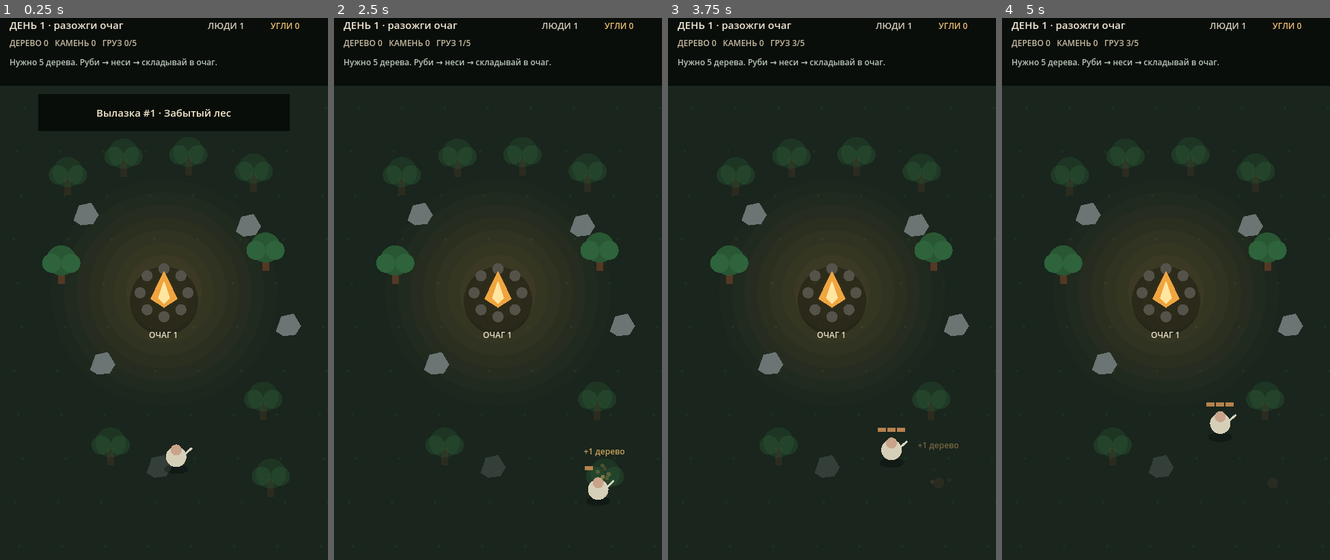
Above: before the commit, frames 1-4 (left to right).
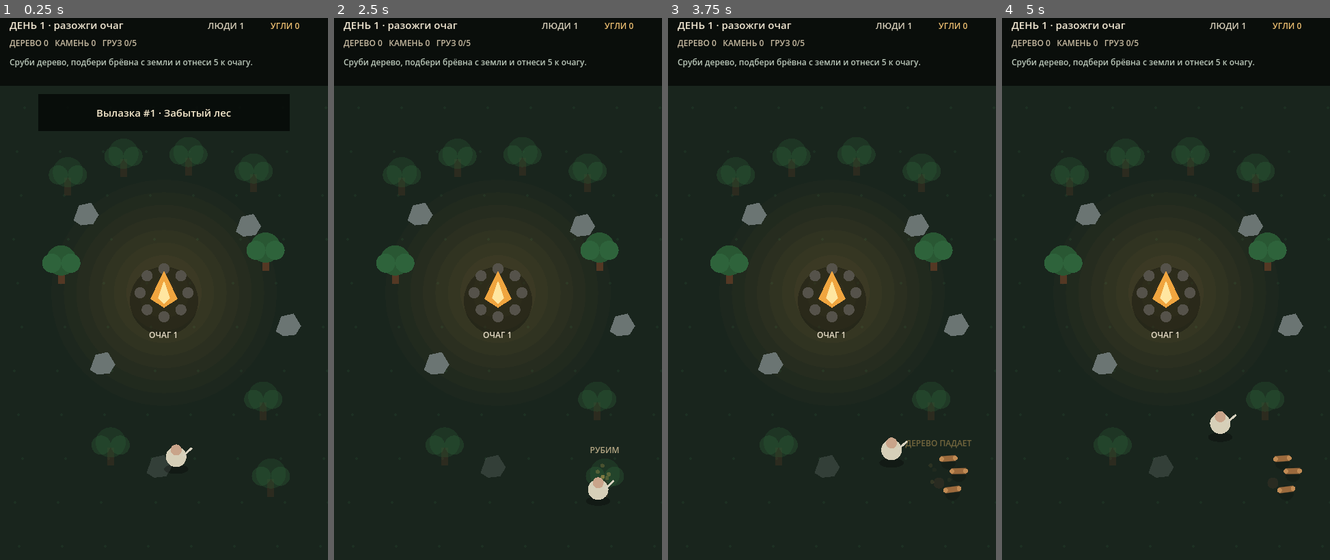
Above: after the commit, the same moments.

Repository: Yala4444/Last-Hearth
Game: Godot game, scene res://main.tscn
Same seed, same stepped clock (60 frames per second), same inputs: the game is played once before the commit and once after it.
Inputs (mouse positions are in pixels of both pictures, inside the frame that each line leads up to):
- Up to frame 1 (0.25 s): no input
- Up to frame 2 (2.5 s): tap Enter at 0.5 s; move the mouse to (570, 256) at 0.52 s; hold D 0.53-1.25 s; click (570, 256) at 0.67 s; tap Space at 1.25 s; drag from (432, 310) to (481, 397) at 1.27 s; move the mouse to (530, 164) at 2.02 s; hold D from 2.03 s (still down)
- Up to frame 3 (3.75 s): release D at 2.75 s; drag from (815, 397) to (733, 202) at 2.77 s; move the mouse to (930, 370) at 3.52 s; hold A from 3.53 s (still down)
- Up to frame 4 (5 s): release A at 4.25 s; tap Enter at 4.25 s; drag from (1067, 202) to (1116, 148) at 4.27 s

The runs differ from the first frame. In frame 1, 0.5% of the frame differs, in the area x 2-77%, y 7-10%; in frame 2, 0.7%; in frame 3, 0.9%, in the area x 2-93%, y 4-88%; in frame 4, 0.8%.

Commit message:
feat: restore physical logs and stone pickups

Diff:
--- a/scripts/main.gd
+++ b/scripts/main.gd
@@ -8,6 +8,7 @@
 
 const HERO_SPEED := 178.0
 const HERO_INTERACT_RADIUS := 46.0
+const HERO_PICKUP_RADIUS := 34.0
 const JOYSTICK_RADIUS := 64.0
 const JOYSTICK_DEADZONE := 0.10
 const SAVE_PATH := "user://hearth_meta.json"
@@ -79,6 +80,8 @@
 var run_seed := 0
 
 var resource_nodes: Array[Dictionary] = []
+var resource_pickups: Array[Dictionary] = []
+var pickup_cd := 0.0
 var enemies: Array[Dictionary] = []
 var shots: Array[Dictionary] = []
 var floaters: Array[Dictionary] = []
@@ -131,6 +134,7 @@
 	flash_timer = maxf(0.0, flash_timer - delta)
 	hero_shot_cd = maxf(0.0, hero_shot_cd - delta)
 	gather_cd = maxf(0.0, gather_cd - delta)
+	pickup_cd = maxf(0.0, pickup_cd - delta)
 	tower_cd = maxf(0.0, tower_cd - delta)
 
 	if mode == Mode.HUB:
@@ -172,6 +176,7 @@
 	enemies.clear()
 	shots.clear()
 	resource_nodes.clear()
+	resource_pickups.clear()
 	core_active = false
 	core_carried = false
 	hub_zone_lock = ""
@@ -220,6 +225,8 @@
 	shots.clear()
 	floaters.clear()
 	particles.clear()
+	resource_pickups.clear()
+	pickup_cd = 0.0
 	night_queue.clear()
 	core_active = false
 	core_carried = false
@@ -253,7 +260,9 @@
 			"pos": pos,
 			"hits": 3,
 			"max_hits": 3,
-			"alive": true
+			"alive": true,
+			"fall_timer": 0.0,
+			"drop_spawned": false
 		})
 
 	for i in range(5):
@@ -266,7 +275,9 @@
 			"pos": pos,
 			"hits": 4,
 			"max_hits": 4,
-			"alive": true
+			"alive": true,
+			"fall_timer": 0.0,
+			"drop_spawned": false
 		})
 
 	var rescue_slots: Array[Vector2] = [
@@ -346,6 +357,7 @@
 func _update_expedition(delta: float) -> void:
 	_deposit_resources_if_close()
 	_update_resource_gathering()
+	_update_resource_pickups(delta)
 	_update_survivor_agents(delta)
 
 	if enemies.size() > 0:
@@ -386,8 +398,6 @@
 		return
 	if gather_cd > 0.0:
 		return
-	if carried_wood + carried_stone >= carry_limit:
-		return
 
 	for i in range(resource_nodes.size()):
 		var node: Dictionary = resource_nodes[i]
@@ -404,20 +414,85 @@
 		var hits := int(node.get("hits", 1)) - 1
 		node["hits"] = hits
 		gather_cd = gather_interval
-		_burst(node_pos, 6)
-
-		if kind == "tree":
-			carried_wood += 1
-			_float_text(node_pos + Vector2(0, -22), "+1 дерево", Color(0.95, 0.76, 0.42))
+		_burst(node_pos, 5)
+
+		if hits > 0:
+			var action_text := "РУБИМ" if kind == "tree" else "ДОБЫВАЕМ"
+			_float_text(node_pos + Vector2(0, -24), action_text, Color(0.86, 0.78, 0.62))
 		else:
-			carried_stone += 1
-			_float_text(node_pos + Vector2(0, -18), "+1 камень", Color(0.75, 0.80, 0.84))
-
-		if hits <= 0:
 			node["alive"] = false
-			_burst(node_pos, 12)
+			node["fall_timer"] = 0.34 if kind == "tree" else 0.16
+			node["drop_spawned"] = false
+			_burst(node_pos, 14)
+			_float_text(
+				node_pos + Vector2(0, -25),
+				"ДЕРЕВО ПАДАЕТ" if kind == "tree" else "КАМЕНЬ РАСКОЛОТ",
+				Color(0.95, 0.76, 0.42) if kind == "tree" else Color(0.75, 0.80, 0.84)
+			)
+
 		resource_nodes[i] = node
 		break
+
+
+func _update_resource_pickups(delta: float) -> void:
+	for i in range(resource_nodes.size()):
+		var node: Dictionary = resource_nodes[i]
+		if bool(node.get("alive", true)):
+			continue
+		if bool(node.get("drop_spawned", true)):
+			continue
+
+		var timer := maxf(0.0, float(node.get("fall_timer", 0.0)) - delta)
+		node["fall_timer"] = timer
+		if timer <= 0.0:
+			node["drop_spawned"] = true
+			_spawn_resource_drops(String(node.get("kind", "tree")), node["pos"])
+		resource_nodes[i] = node
+
+	if pickup_cd > 0.0:
+		return
+	if carried_wood + carried_stone >= carry_limit:
+		return
+
+	var nearest_index := -1
+	var nearest_distance := INF
+	for i in range(resource_pickups.size()):
+		var pickup: Dictionary = resource_pickups[i]
+		var pickup_pos: Vector2 = pickup["pos"]
+		var distance := hero_pos.distance_to(pickup_pos)
+		if distance <= HERO_PICKUP_RADIUS and distance < nearest_distance:
+			nearest_distance = distance
+			nearest_index = i
+
+	if nearest_index < 0:
+		return
+
+	var pickup: Dictionary = resource_pickups[nearest_index]
+	var kind := String(pickup.get("kind", "wood"))
+	var pickup_pos: Vector2 = pickup["pos"]
+	if kind == "wood":
+		carried_wood += 1
+		_float_text(hero_pos + Vector2(0, -34), "+1 БРЕВНО", Color(0.95, 0.76, 0.42))
+	else:
+		carried_stone += 1
+		_float_text(hero_pos + Vector2(0, -34), "+1 КАМЕНЬ", Color(0.75, 0.80, 0.84))
+
+	_burst(pickup_pos, 5)
+	resource_pickups.remove_at(nearest_index)
+	pickup_cd = 0.12
+
+
+func _spawn_resource_drops(source_kind: String, source_pos: Vector2) -> void:
+	var drop_kind := "wood" if source_kind == "tree" else "stone"
+	var count := 3
+	for i in range(count):
+		var angle := -0.95 + float(i) * 0.95 + rng.randf_range(-0.16, 0.16)
+		var distance := rng.randf_range(22.0, 36.0)
+		resource_pickups.append({
+			"kind": drop_kind,
+			"pos": source_pos + Vector2(cos(angle), sin(angle)) * distance,
+			"spin": rng.randf_range(-0.22, 0.22)
+		})
 
 
 func _deposit_resources_if_close() -> void:
@@ -1040,6 +1115,8 @@
 
 	for node: Dictionary in resource_nodes:
 		_draw_resource(node)
+	for pickup: Dictionary in resource_pickups:
+		_draw_resource_pickup(pickup)
 
 	if stage == Stage.DAY1_RESCUE and not survivor_one_found:
 		_draw_survivor(survivor_one_pos, "?")
@@ -1103,6 +1180,11 @@
 			draw_circle(pos, 22.0, Color(0.16, 0.34, 0.20, alpha))
 			draw_circle(pos + Vector2(-14, 4), 14.0, Color(0.18, 0.39, 0.23, alpha))
 			draw_circle(pos + Vector2(14, 4), 14.0, Color(0.18, 0.39, 0.23, alpha))
+		elif not bool(node.get("drop_spawned", true)):
+			var progress := 1.0 - clampf(float(node.get("fall_timer", 0.0)) / 0.34, 0.0, 1.0)
+			var fall_x := 14.0 + progress * 34.0
+			draw_line(pos + Vector2(0, 16), pos + Vector2(fall_x, -4 + progress * 18.0), Color(0.33, 0.22, 0.14, alpha), 9.0)
+			draw_circle(pos + Vector2(fall_x, -8 + progress * 18.0), 19.0, Color(0.16, 0.34, 0.20, alpha))
 		else:
 			draw_circle(pos + Vector2(0, 14), 8.0, Color(0.30, 0.22, 0.16, alpha))
 	else:
@@ -1112,8 +1194,30 @@
 				pos + Vector2(19, 2), pos + Vector2(11, 15), pos + Vector2(-7, 17)
 			])
 			draw_colored_polygon(pts, Color(0.42, 0.46, 0.45, alpha))
+		elif not bool(node.get("drop_spawned", true)):
+			draw_circle(pos + Vector2(-9, 2), 11.0, Color(0.42, 0.46, 0.45, alpha))
+			draw_circle(pos + Vector2(11, 6), 9.0, Color(0.38, 0.42, 0.41, alpha))
 		else:
 			draw_circle(pos, 7.0, Color(0.33, 0.36, 0.35, alpha))
+
+
+func _draw_resource_pickup(pickup: Dictionary) -> void:
+	var pos: Vector2 = pickup["pos"]
+	var kind := String(pickup.get("kind", "wood"))
+	var pulse := 1.0 + sin(Time.get_ticks_msec() * 0.006 + pos.x * 0.04) * 0.06
+	draw_circle(pos + Vector2(0, 5), 11.0, Color(0.02, 0.03, 0.02, 0.20))
+	if kind == "wood":
+		var spin := float(pickup.get("spin", 0.0))
+		var axis := Vector2(cos(spin), sin(spin))
+		draw_line(pos - axis * 10.0, pos + axis * 10.0, Color("#9b6a3d"), 7.0 * pulse, true)
+		draw_circle(pos - axis * 10.0, 3.5, Color("#c18b54"))
+		draw_circle(pos + axis * 10.0, 3.5, Color("#c18b54"))
+	else:
+		var pts := PackedVector2Array([
+			pos + Vector2(-7, 4), pos + Vector2(-4, -7), pos + Vector2(6, -6),
+			pos + Vector2(9, 2), pos + Vector2(3, 8), pos + Vector2(-5, 7)
+		])
+		draw_colored_polygon(pts, Color("#8d9694"))
 
 
 func _draw_hearth(pos: Vector2, level: int) -> void:
@@ -1338,7 +1442,7 @@
 func _objective_text() -> String:
 	match stage:
 		Stage.DAY1_GATHER:
-			return "Нужно 5 дерева. Руби → неси → складывай в очаг."
+			return "Сруби дерево, подбери брёвна с земли и отнеси 5 к очагу."
 		Stage.DAY1_RESCUE:
 			return "Подойди к найденному выжившему."
 		Stage.NIGHT1:
